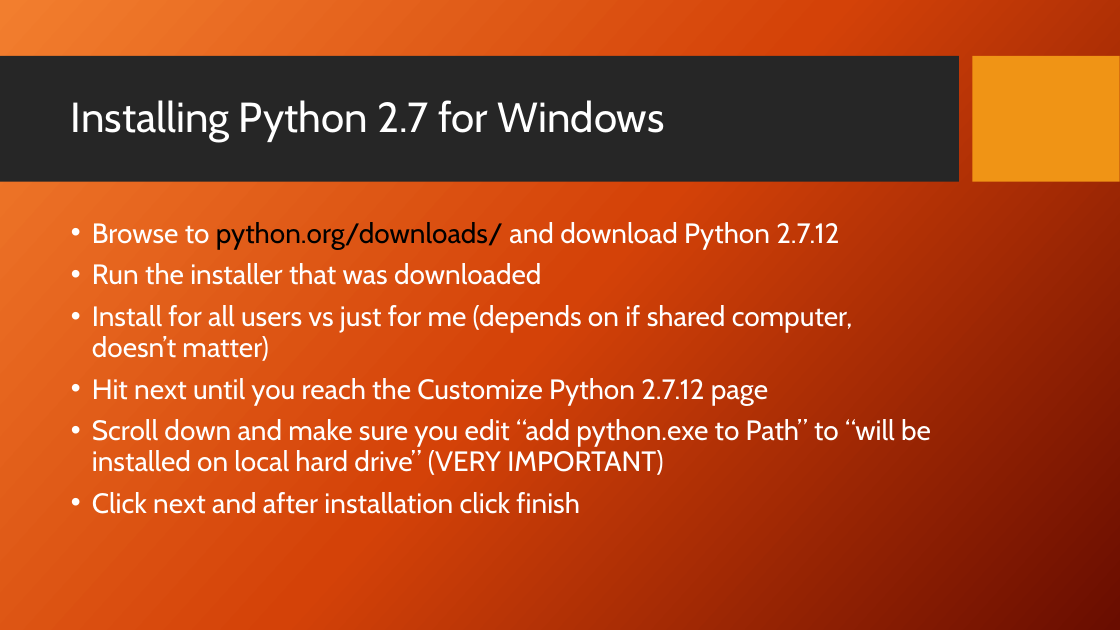
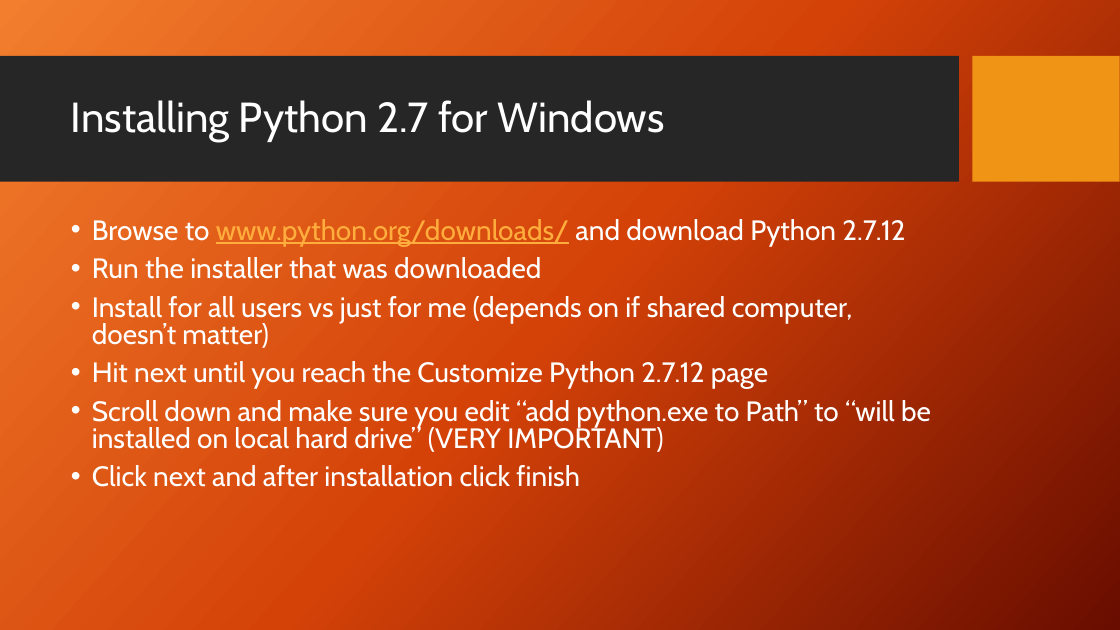
Before and after one commit to jviszlai/opencvPythonTutorial, a slide deck: slide 4 of PowerPoint.pptx (slide 3 before the commit). Drawn at 1120x630 pixels with LibreOffice and Linux fonts; fonts in the diff are those of the drawing; background and template pictures are left out. Boxes give left, top, right and bottom in pixels: in the first picture for what was removed or moved away, otherwise in the second. Text is boxed around its words. In the diff, an @@ line names an element or a change of style, - is before the commit and + after.

```diff
--- a/PowerPoint.pptx
+++ b/PowerPoint.pptx
@@ text at [92, 219, 905, 246]: text changed @@
-• Browse to python.org/downloads/ and download Python 2.7.12
+• Browse to www.python.org/downloads/ and download Python 2.7.12
@@ text at [92, 257, 931, 487]: line spacing 0.9 to 0.8 @@
```
Also in this commit, not shown: 2 other slides changed, 12 slides added.
